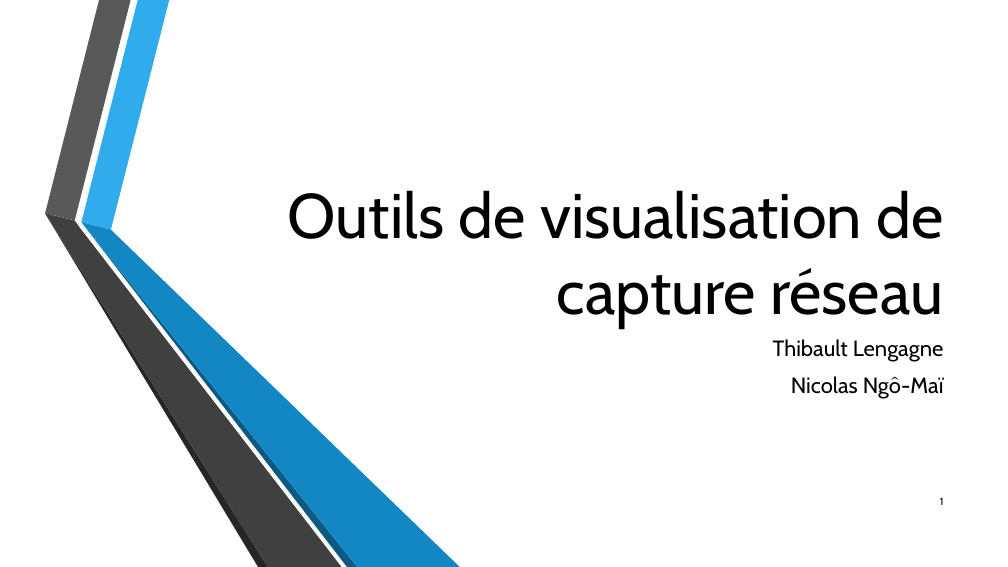
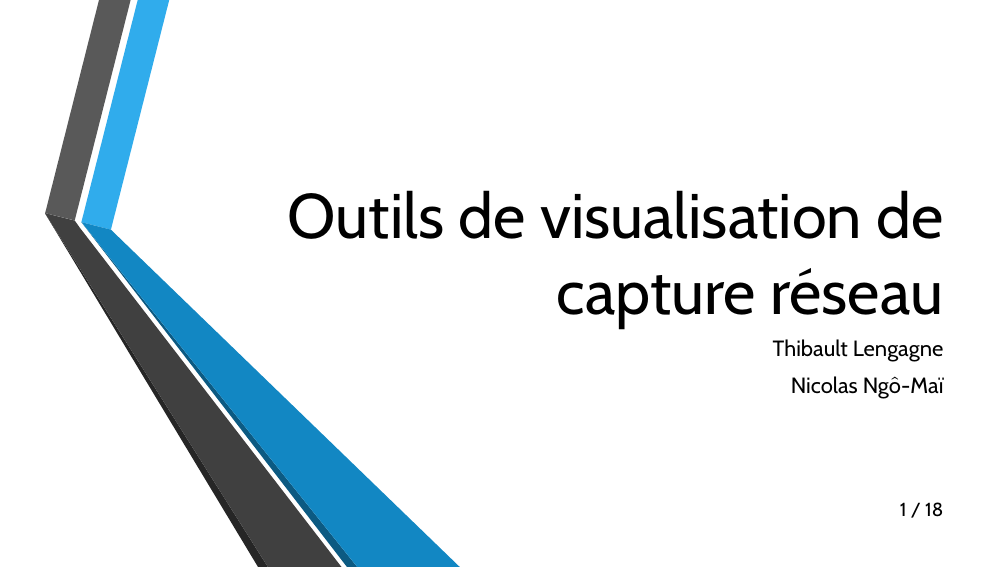
Before and after one commit to lechinoix/Pcap-visualization-project, a slide deck: slide 1 of Présentation de mi-projet/Outils de visualisation de capture réseau.pptx. Drawn at 1008x567 pixels with LibreOffice and Linux fonts; fonts in the diff are those of the drawing; background and template pictures are left out. Boxes give left, top, right and bottom in pixels: in the first picture for what was removed or moved away, otherwise in the second. Text is boxed around its words. In the diff, an @@ line names an element or a change of style, - is before the commit and + after.

```diff
--- a/Présentation de mi-projet/Outils de visualisation de capture réseau.pptx
+++ b/Présentation de mi-projet/Outils de visualisation de capture réseau.pptx
@@ text at bbox=[900, 502, 943, 517]: text changed; size 10 to 18 pt @@
-1
+1 / 18
```
Also in this commit, not shown: 15 other slides changed, 2 slides added, 1 slide removed.
